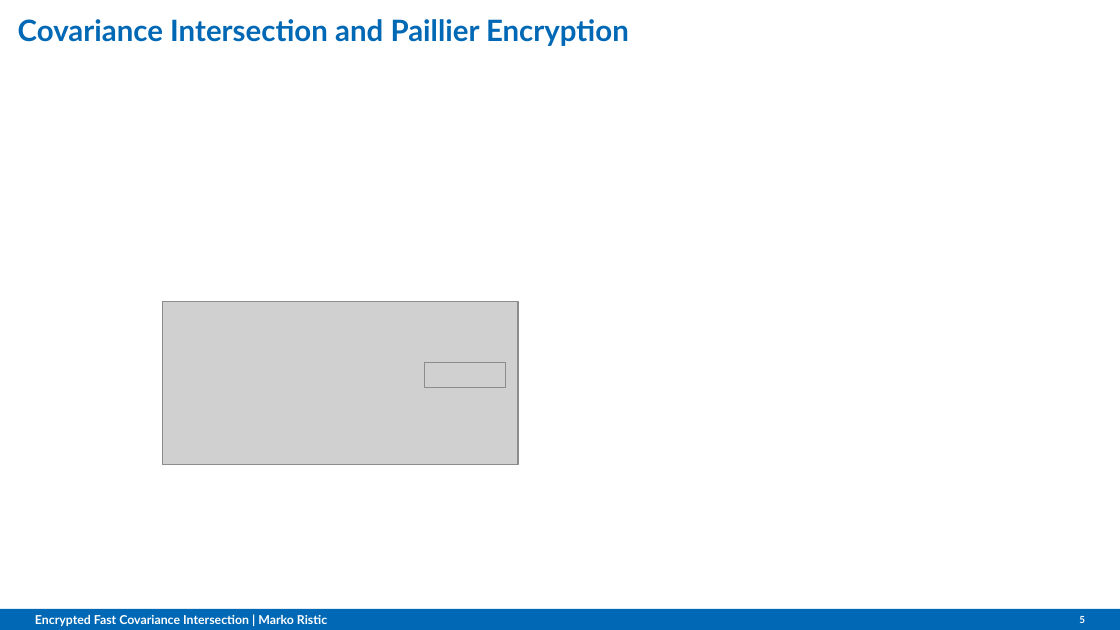
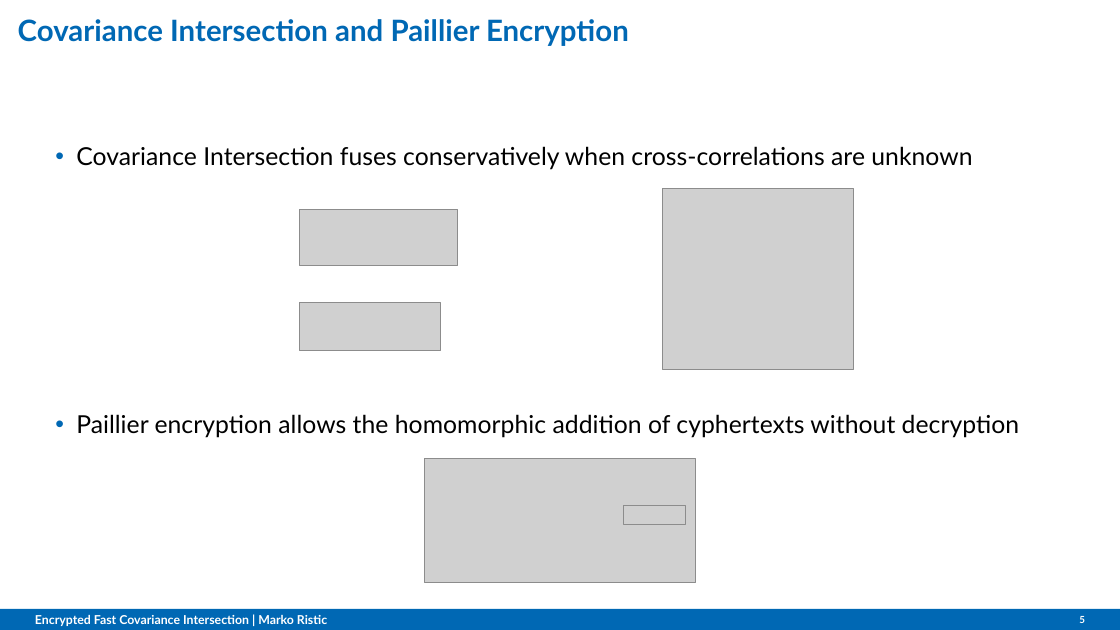
Before and after one commit to omubtcezq/PaillierFCI, a slide deck: slide 5 of presentation/MFI2022_marko_ristic.pptx. Drawn at 1120x630 pixels with LibreOffice and Linux fonts; fonts in the diff are those of the drawing; grey boxes stand for pictures; background and template pictures are left out. Boxes give left, top, right and bottom in pixels: in the first picture for what was removed or moved away, otherwise in the second. Text is boxed around its words. In the diff, an @@ line names an element or a change of style, - is before the commit and + after.

```diff
--- a/presentation/MFI2022_marko_ristic.pptx
+++ b/presentation/MFI2022_marko_ristic.pptx
@@ text added at [76,146,1019,438], 15.9 pt, text #000000 @@
+• Covariance Intersection fuses conservatively when cross-correlations are unknown
+• Paillier encryption allows the homomorphic addition of cyphertexts without decryption
@@ picture added at [299,209,457,265] @@
@@ picture added at [662,188,852,370] @@
@@ picture added at [299,302,440,351] @@
@@ picture: place and size @@
-picture at [162,301,519,465]
+picture at [424,458,696,582]
@@ picture: place and size @@
-picture at [424,363,506,388]
+picture at [624,505,685,524]
```
Also in this commit, not shown: 11 other slides changed.
